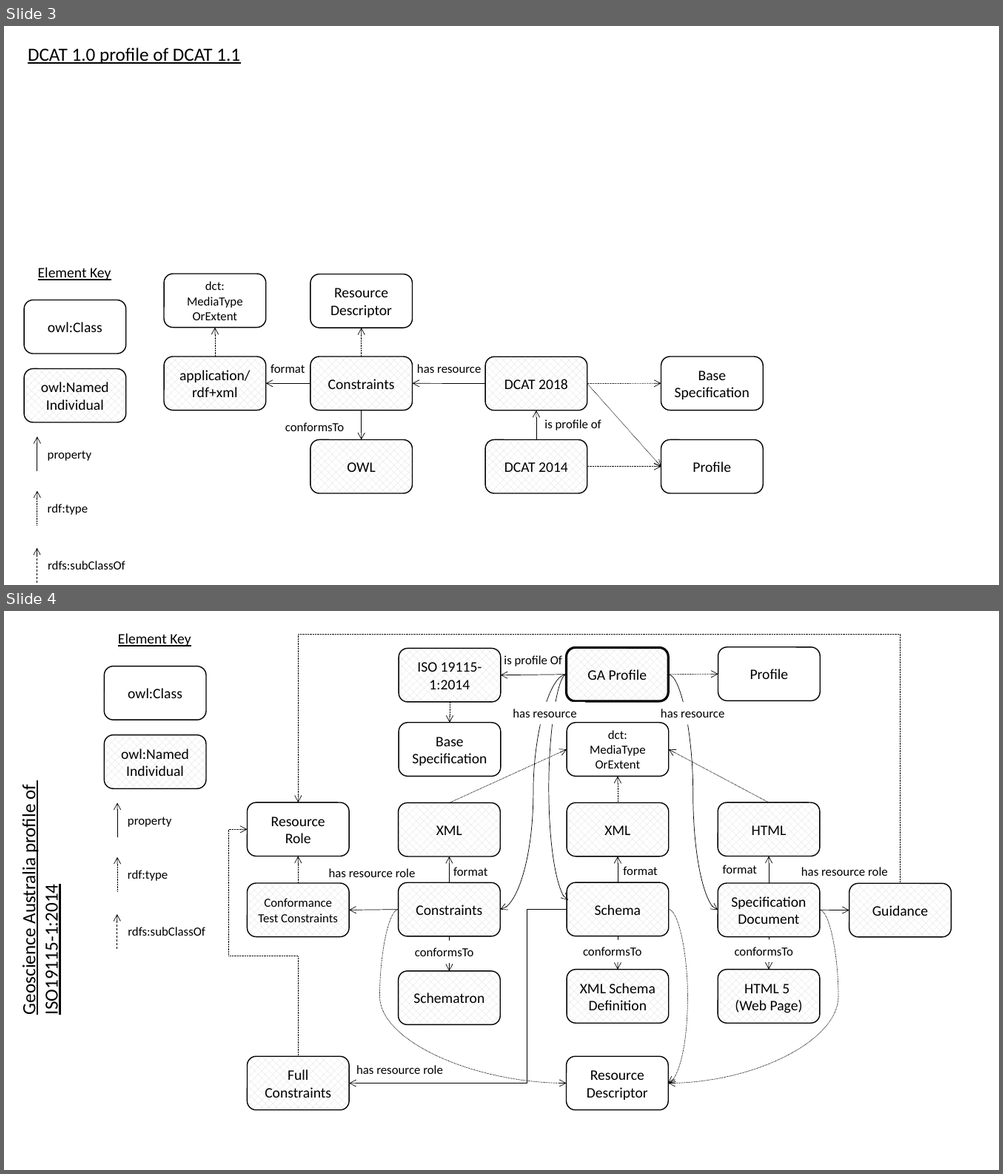
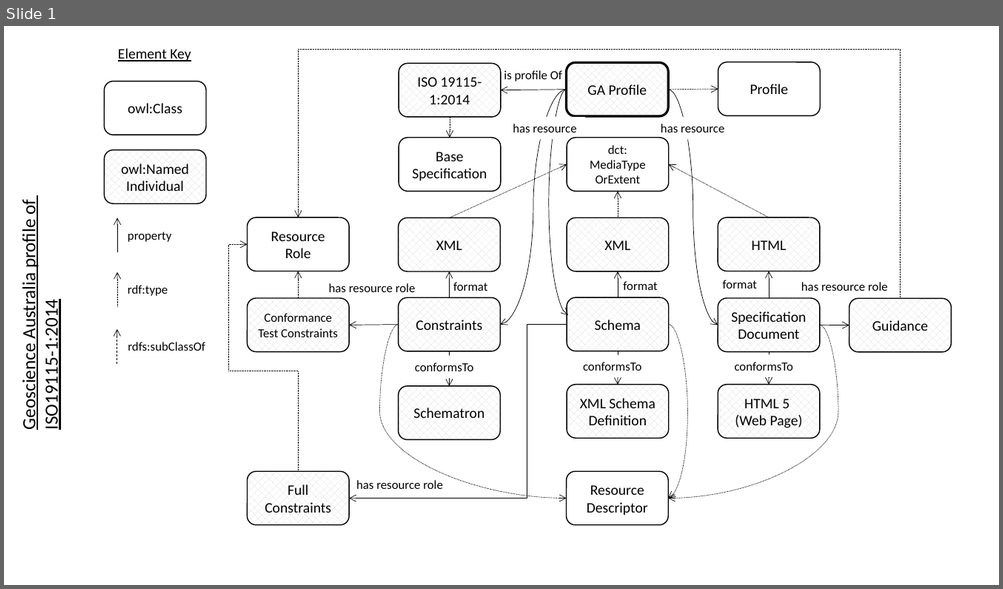
Before and after one commit to w3c/dxwg, a slide deck: profilesont/diagrams.pptx. Shown one above the other, each under a label of ours: slides 3 and 4 before the commit, slide 1 after it. The pictures are 1003x1174 and 1003x589 pixels, drawn with LibreOffice and Linux fonts; fonts in the diff are those of the drawing. Boxes give left, top, right and bottom in pixels: in the first picture for what was removed or moved away, otherwise in the second. Text is boxed around its words. In the diff, an @@ line names an element or a change of style, - is before the commit and + after.

Commit message:
removal of all references to Base Specification class

```diff
--- a/profilesont/diagrams.pptx
+++ b/profilesont/diagrams.pptx
@@ slide 3 removed at (4, 26, 999, 585), background #FFFFFF @@
@@ text removed at (28, 47, 240, 64) @@
-DCAT 1.0 profile of DCAT 1.1
@@ text removed at (38, 267, 111, 281) @@
-Element Key
@@ rounded rectangle removed at (164, 274, 266, 327) @@
-dct:
-MediaType
-OrExtent
@@ rounded rectangle removed at (310, 275, 413, 328) @@
-Resource Descriptor
@@ rounded rectangle removed at (24, 301, 126, 355) @@
-owl:Class
@@ arrow removed from (215, 357) to (215, 327) @@
@@ arrow removed from (361, 357) to (361, 328) @@
@@ rounded rectangle removed at (164, 357, 266, 410) @@
-application/
-rdf+xml
@@ rounded rectangle removed at (310, 357, 413, 410) @@
-Constraints
@@ rounded rectangle removed at (485, 358, 587, 411) @@
-DCAT 2018
@@ rounded rectangle removed at (661, 357, 763, 410) @@
-Base Specification
@@ rounded rectangle removed at (24, 369, 126, 423) @@
-owl:Named
-Individual
@@ text removed at (270, 364, 304, 373) @@
-format
@@ text removed at (417, 364, 481, 373) @@
-has resource
@@ arrow removed from (310, 383) to (266, 383) @@
@@ arrow removed from (485, 384) to (412, 383) @@
@@ arrow removed from (587, 384) to (661, 467) @@
@@ arrow removed from (587, 384) to (661, 383) @@
@@ text removed at (285, 423, 344, 432) @@
-conformsTo
@@ arrow removed from (361, 410) to (361, 440) @@
@@ arrow removed from (536, 440) to (536, 411) @@
@@ text removed at (544, 420, 601, 431) @@
-is profile of
@@ arrow removed from (37, 471) to (37, 437) @@
@@ rounded rectangle removed at (310, 440, 413, 494) @@
-OWL
@@ rounded rectangle removed at (485, 440, 587, 494) @@
-DCAT 2014
@@ rounded rectangle removed at (661, 440, 763, 494) @@
-Profile
@@ text removed at (48, 451, 91, 461) @@
-property
@@ arrow removed from (587, 467) to (661, 467) @@
@@ arrow removed from (37, 526) to (37, 491) @@
@@ text removed at (48, 504, 88, 515) @@
-rdf:type
@@ arrow removed from (37, 583) to (37, 548) @@
@@ text removed at (48, 561, 125, 570) @@
-rdfs:subClassOf
@@ what was slide 4 is now slide 1 @@
```
Also in this commit, not shown: 3 other slides removed, 14 other files.
